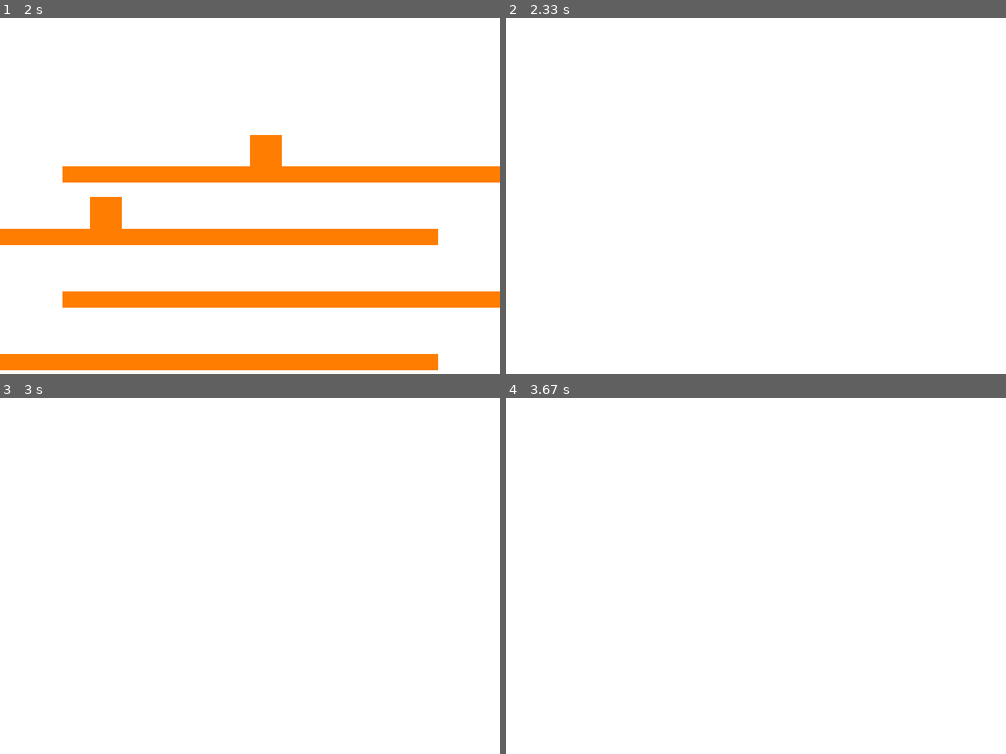
Above: before the commit, frames 1-4 (two rows, left to right).
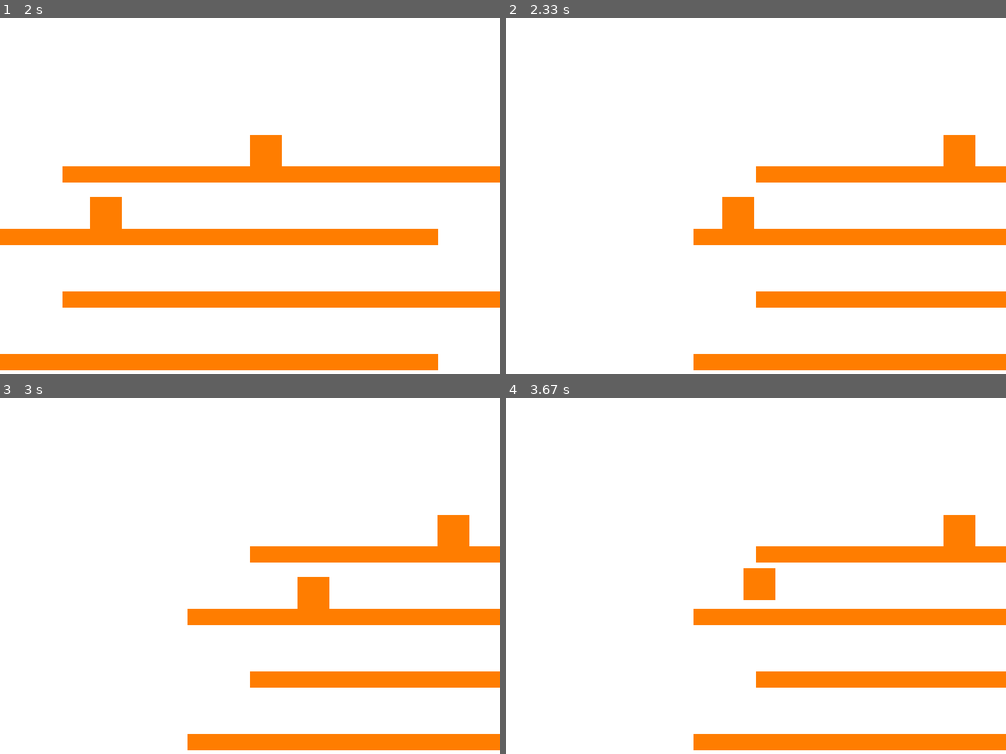
Above: after the commit, the same moments.

Repository: NeoZett-School/Python-Rectangle
Game: pygame game, started from scroll_test.py
Two runs of this game, one before a commit and one after it. Both use one fixed random seed, a clock stepped at 60 frames per second and the inputs below.
Inputs:
- Up to frame 1 (2 s): hold D 0.33-0.8 s; hold D 0.83-1.3 s; hold A 1.33-1.87 s; hold A from 1.9 s (still down)
- Up to frame 2 (2.33 s): release A at 2.3 s
- Up to frame 3 (3 s): hold D 2.33-2.97 s
- Up to frame 4 (3.67 s): hold A 3-3.47 s; hold D from 3.5 s (still down); tap Space at 3.57 s

Frame 1 is identical in both runs. In frame 2, 11% of the frame differs, in the area x 37-100%, y 32-99%; in frame 3, 11%; in frame 4, 11%.

Commit message:
The issue was inverse still.

Diff:
--- a/scroll_test.py
+++ b/scroll_test.py
@@ -77,13 +77,13 @@
             if SCROLL_DIST > 0:
                 obj.rect.left += SCROLL_DIST
             else:
-                obj.rect.left += player.velocity.x
+                obj.rect.left -= player.velocity.x
     elif pressed_keys[pygame.K_d] and player.rect.right > WIDTH - SCROLL_AT:
         for obj in grid:
             if SCROLL_DIST > 0:
                 obj.rect.right -= SCROLL_DIST
             else:
-                obj.rect.right += player.velocity.x
+                obj.rect.right -= player.velocity.x
 
     grid.update(player)
     grid.update(movable_box)
